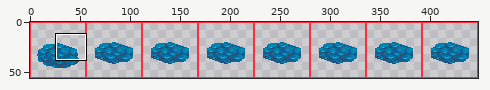
Edited in one commit: sprite sheet (public/assets/water-underlay-dark1.png). The picture above shows the old version from afar; the outline marks the close-up.
Close-up. Before the commit:
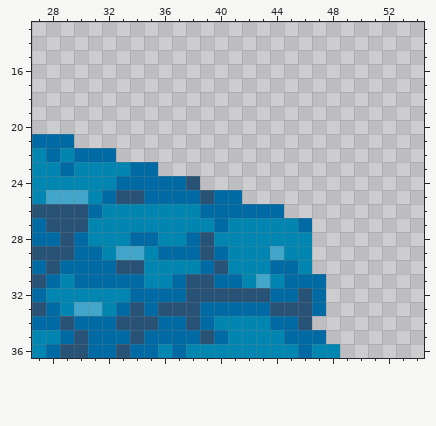
The file is 448x56 pixels. Shown: x 27..54, y 13..36.
Once edited:
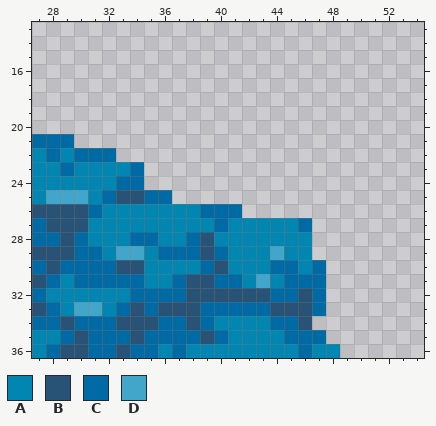
Palette (. is transparent): A #0086b1  B #285276  C #006aa4  D #41a6c9
Difference:
y 23: x 35 C -> .
y 24: x 35..38 CCCB -> ....
y 25: x 37..41 CCBCC -> .....
y 26: x 42..44 CCC -> ...
y 30: x 47 . -> C
Changed places in both close-ups, as pixel boxes (x1, y1, x2, y2):
changed: (144, 162, 326, 274)
